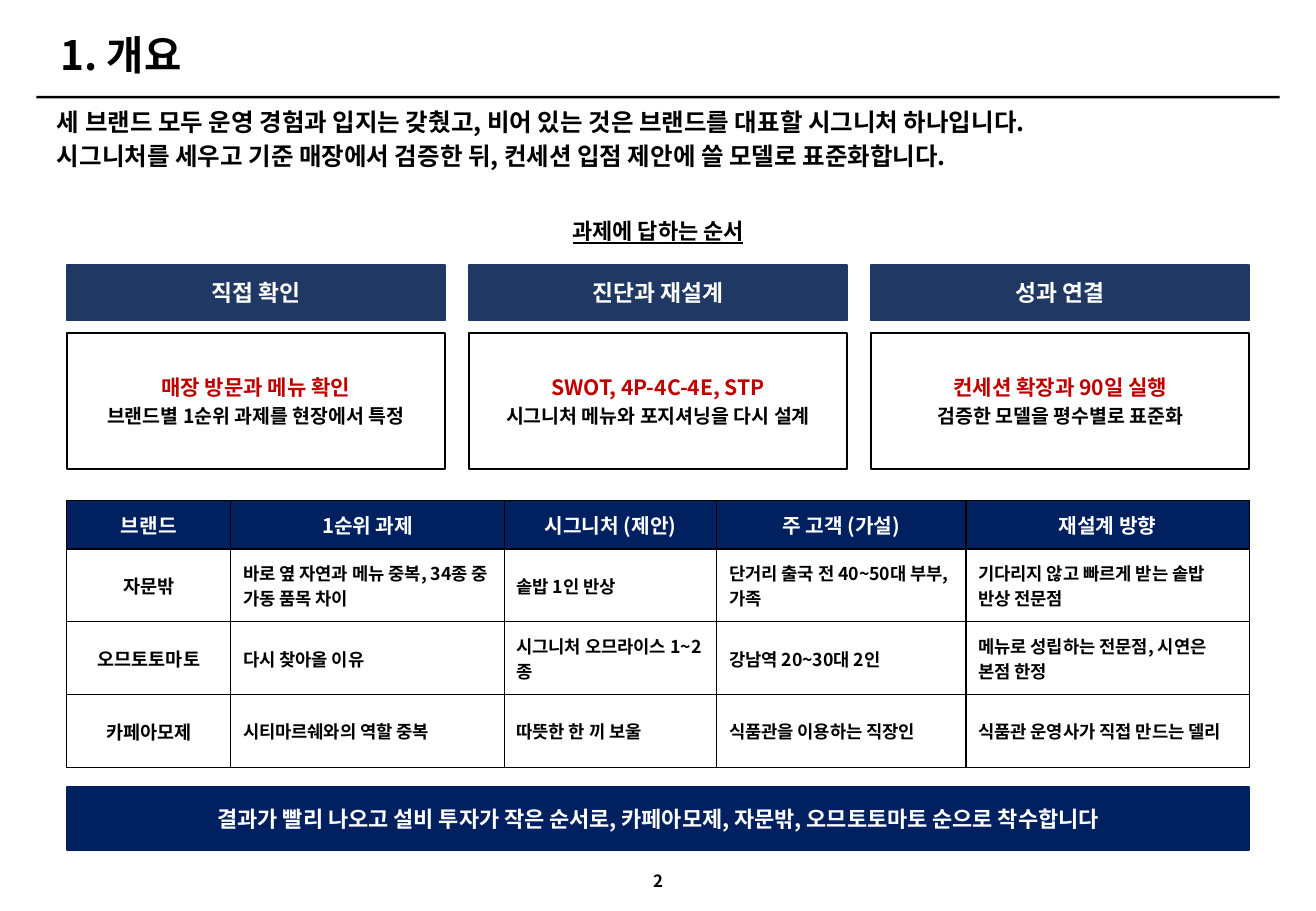
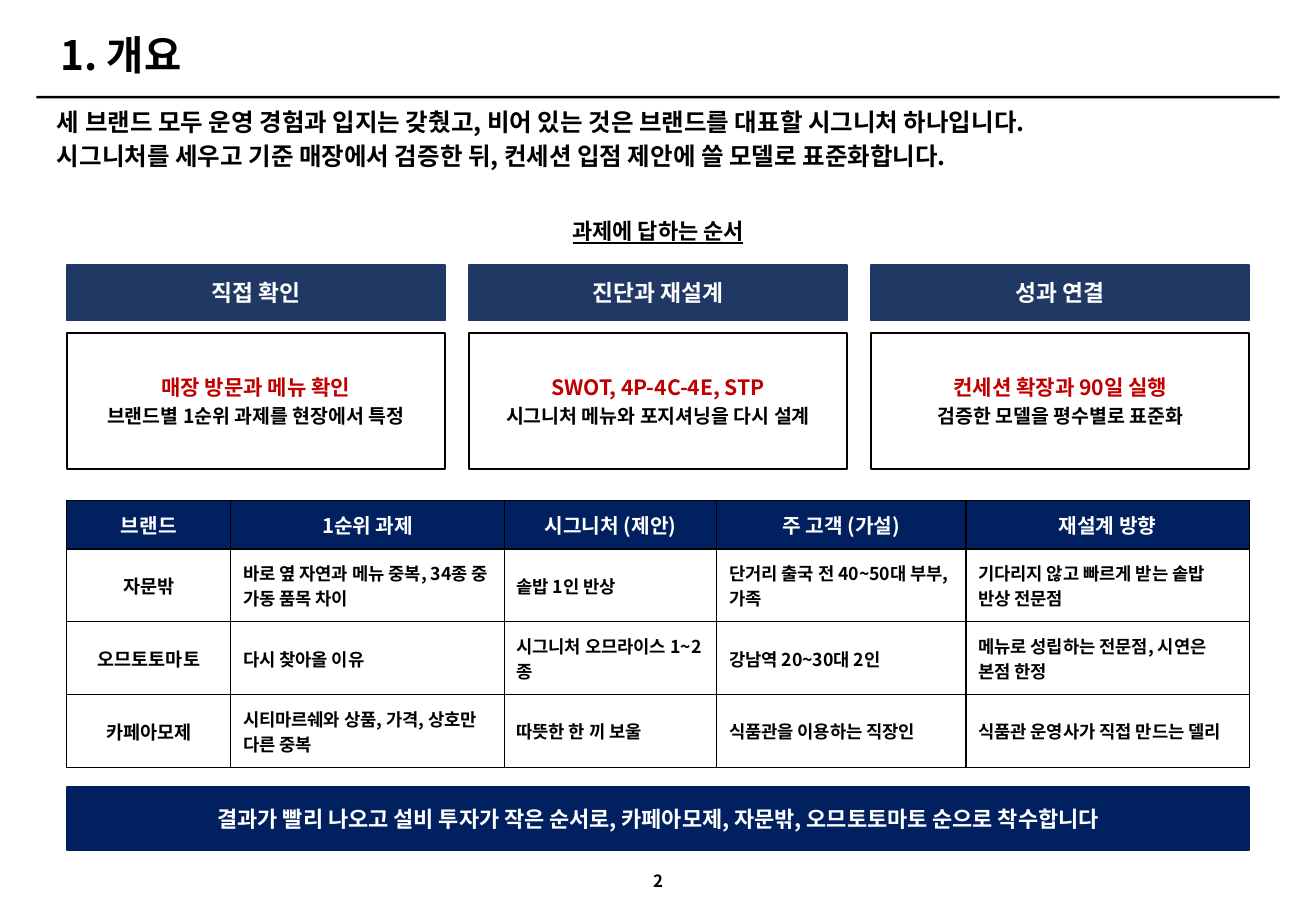
Before and after one commit to grandnim-wq/Claude, a slide deck: slide 2 of 아모제_3개브랜드_개선전략_v3.pptx. Drawn at 1316x911 pixels with LibreOffice and Linux fonts; fonts in the diff are those of the drawing. Boxes give left, top, right and bottom in pixels: in the first picture for what was removed or moved away, otherwise in the second. Text is boxed around its words. In the diff, an @@ line names an element or a change of style, - is before the commit and + after.

```diff
--- a/아모제_3개브랜드_개선전략_v3.pptx
+++ b/아모제_3개브랜드_개선전략_v3.pptx
@@ table at [67,501,1249,768] @@
-row 4, column 2: 시티마르쉐와의 역할 중복
+row 4, column 2: 시티마르쉐와 상품, 가격, 상호만 다른 중복
```
Also in this commit, not shown: 4 other slides changed, 1 slide added, 5 other files.
